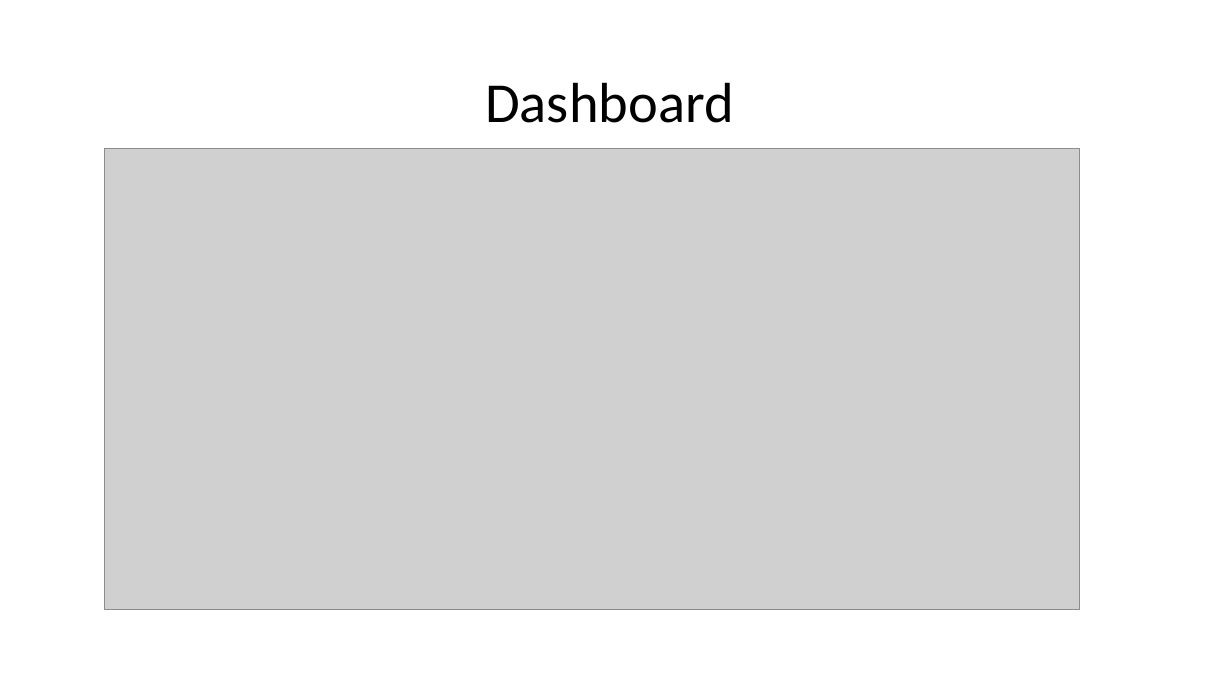
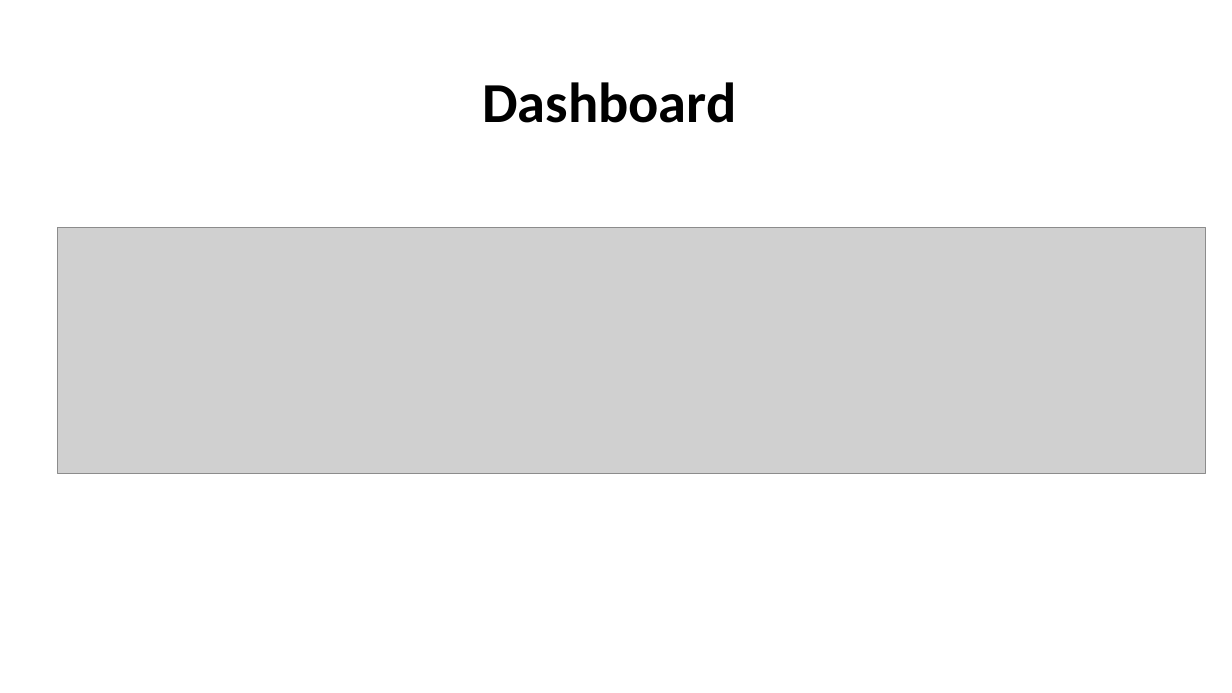
Before and after one commit to haziqqbaharin/CI5305-Project, a slide deck: slide 15 of Covid-19 Dashboard.pptx (slide 16 before the commit). Drawn at 1232x693 pixels with LibreOffice and Linux fonts; fonts in the diff are those of the drawing; grey boxes stand for pictures. Boxes give left, top, right and bottom in pixels: in the first picture for what was removed or moved away, otherwise in the second. Text is boxed around its words. In the diff, an @@ line names an element or a change of style, - is before the commit and + after.

```diff
--- a/Covid-19 Dashboard.pptx
+++ b/Covid-19 Dashboard.pptx
@@ title "Dashboard" at [482, 82, 736, 123]: bold on @@
@@ picture removed at [104, 148, 1080, 609] @@
@@ picture added at [57, 227, 1205, 473] @@
```
Also in this commit, not shown: 12 other slides changed, 2 slides added, 3 slides removed, 1 other file.
